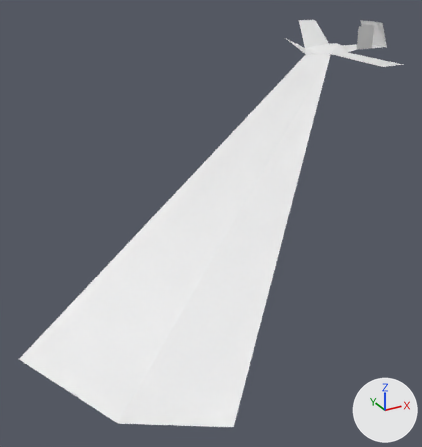
What one commit did to the OBJ model Zeldo/Content/Meshes/Physics/Triangle_Physics.obj.
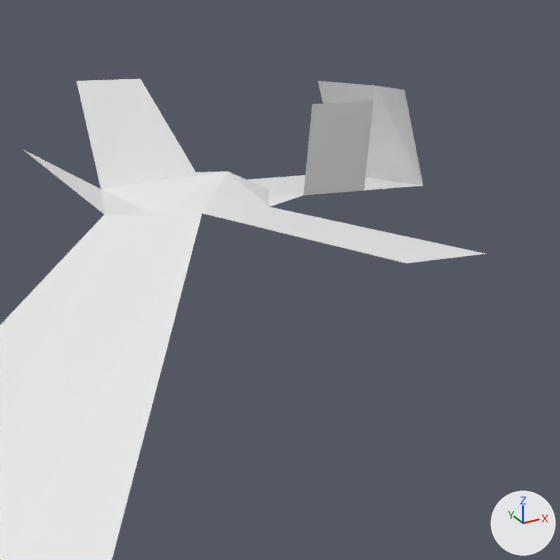
Each version is shown whole from a camera (50 mm lens) standing at (-84.0, -104.1, 17.5) and looking at (-35.5, -15.9, -26.6), then close up on the part from 66% to 100% of the width and 0% to 32% of the height. The lights are fixed; the arrows at lower right show +X, +Y and +Z. Where no turn or scale is listed for an object, it has been applied to the vertices.

The first close-up shows 'Triangle_Physics'.
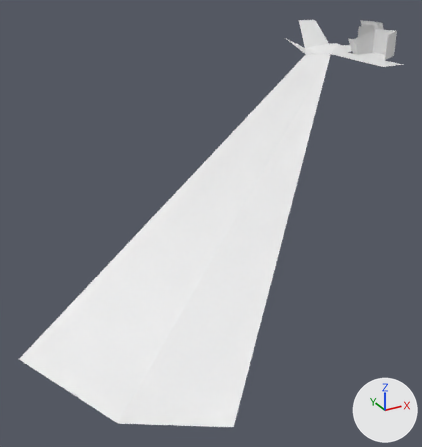
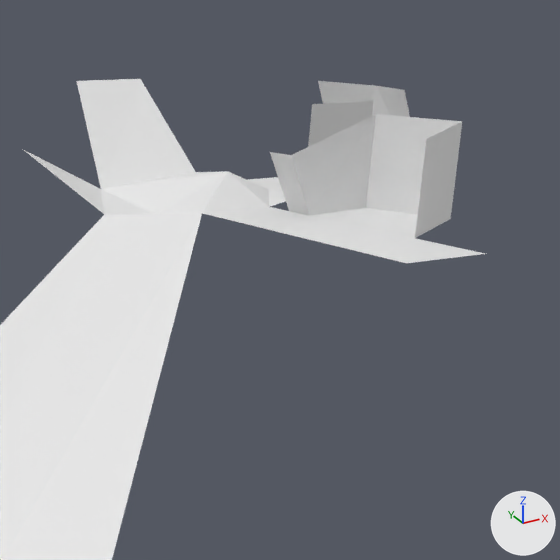
The edits, one by one:
me_triangle_physics is used by ob_triangle_physics; location (0.0, 0.0, 0.0).
me_triangle_physics had 27 vertices, 29 faces and spanned x -72.7..16.3, y -46.5..11.1, z -50.6..6.2.
me_triangle_physics now has 37 vertices, 42 faces and spans x -72.7..16.3, y -46.5..11.1, z -50.6..6.2.
Part 1, on me_triangle_physics:
1 face is deleted.
10 vertices are added at x 2.8..7.7, y -15.9..-5.5, z 0.4..5.8.
14 new faces join them.

Pixel boxes [x1, y1, x2, y2] of what changed, in the close-ups (560 x 560 px):
part 1 of me_triangle_physics, built on
    before: [203, 207, 485, 254]
    after: [203, 114, 485, 254]
